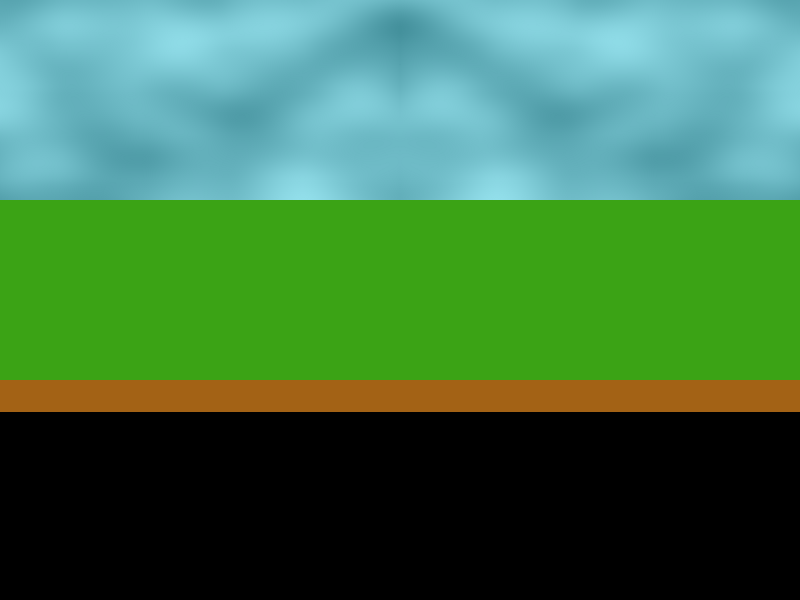
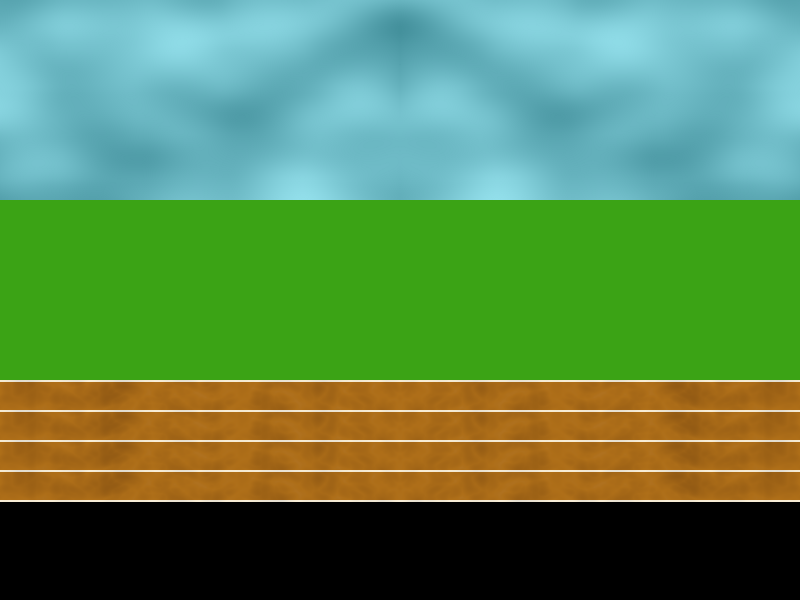
Revision of a layered w=800, h=600 image; what changed, layer by layer:
added group "Layer Group copy #2" with 2 layers above "Layer Group copy #1" over [0, 470, 800, 502]
added layer "Layer #8" (20%) in group "Layer Group copy #2" over [0, 470, 800, 502]
added layer "Layer #9" in group "Layer Group copy #2" over [0, 470, 800, 502]
added group "Layer Group copy #1" with 2 layers above "Layer Group copy" over [0, 440, 800, 472]
added layer "Layer #6" (20%) in group "Layer Group copy #1" over [0, 440, 800, 472]
added layer "Layer #7" in group "Layer Group copy #1" over [0, 440, 800, 472]
added group "Layer Group copy" with 2 layers above "Layer Group" over [0, 410, 800, 442]
added layer "Layer #4" (20%) in group "Layer Group copy" over [0, 410, 800, 442]
added layer "Layer #5" in group "Layer Group copy" over [0, 410, 800, 442]
added group "Layer Group" with 2 layers above "Pasted Layer" over [0, 380, 800, 412]
added layer "Layer #3" (20%) in group "Layer Group" over [0, 380, 800, 412]
moved "Layer" into group "Layer Group", painted on it over [0, 380, 800, 412]
